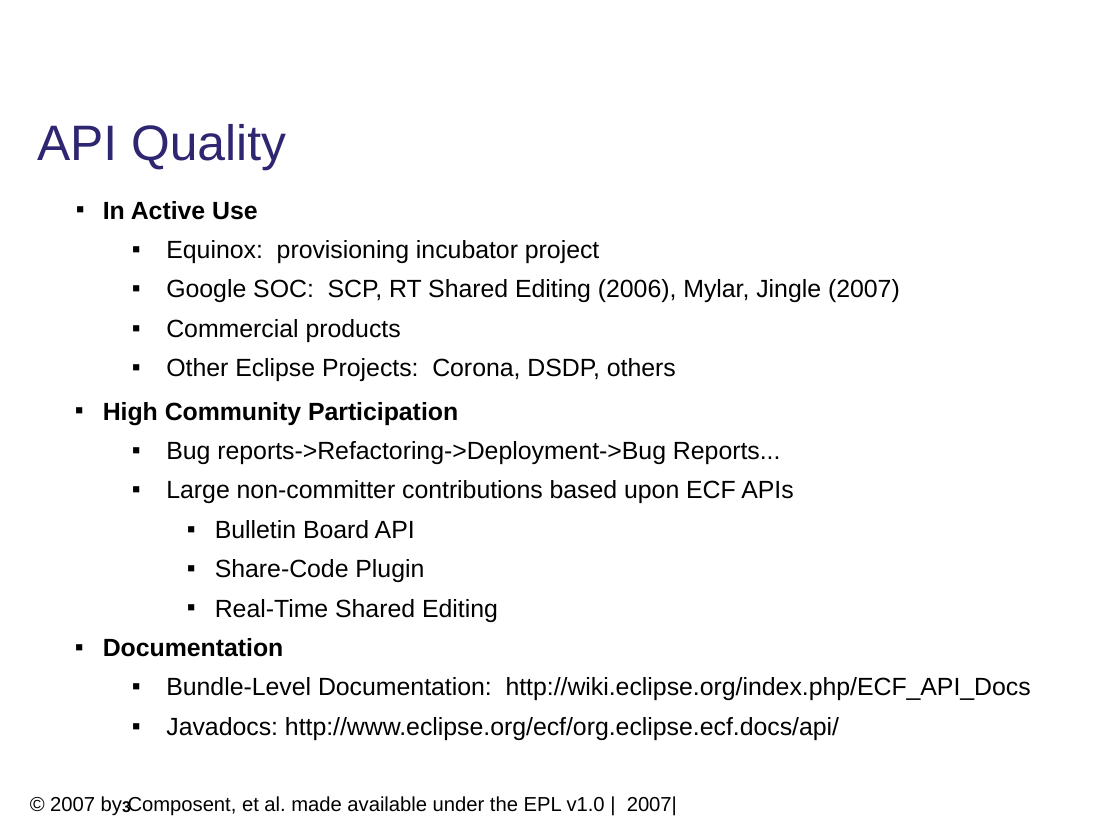
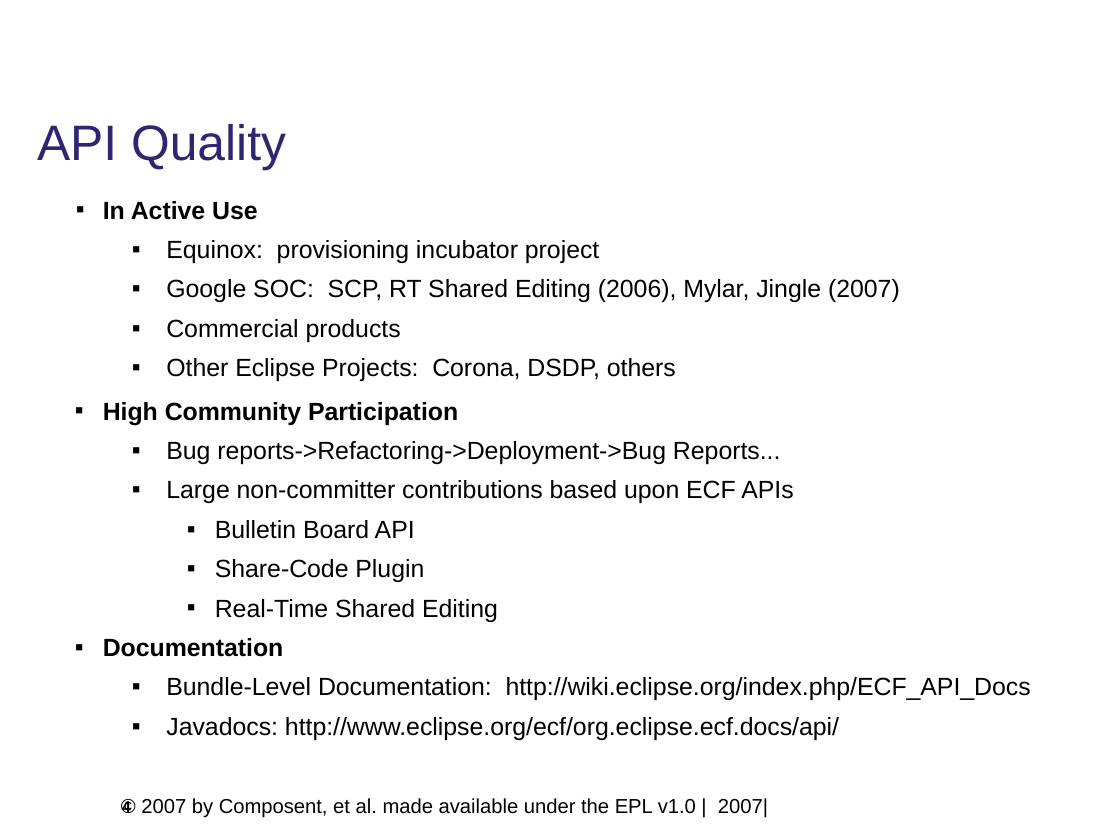
Before and after one commit to eclipse/ecf-website, a slide deck: slide 4 of reviews/ECF_Europa_Review.odp (slide 3 before the commit). Drawn at 1120x840 pixels with LibreOffice and Linux fonts; fonts in the diff are those of the drawing; background and template pictures are left out. Boxes give left, top, right and bottom in pixels: in the first picture for what was removed or moved away, otherwise in the second. Text is boxed around its words. In the diff, an @@ line names an element or a change of style, - is before the commit and + after.

```diff
--- a/reviews/ECF_Europa_Review.odp
+++ b/reviews/ECF_Europa_Review.odp
@@ text "© 2007 by Composent, et ...": place and size @@
-text "© 2007 by Composent, et ..." at (50, 796, 677, 816)
+text "© 2007 by Composent, et ..." at (141, 798, 768, 818)
@@ page number at (122, 800, 131, 816): text changed @@
-3
+4
```
Also in this commit, not shown: 4 other slides changed, 1 slide added, 1 other file.
